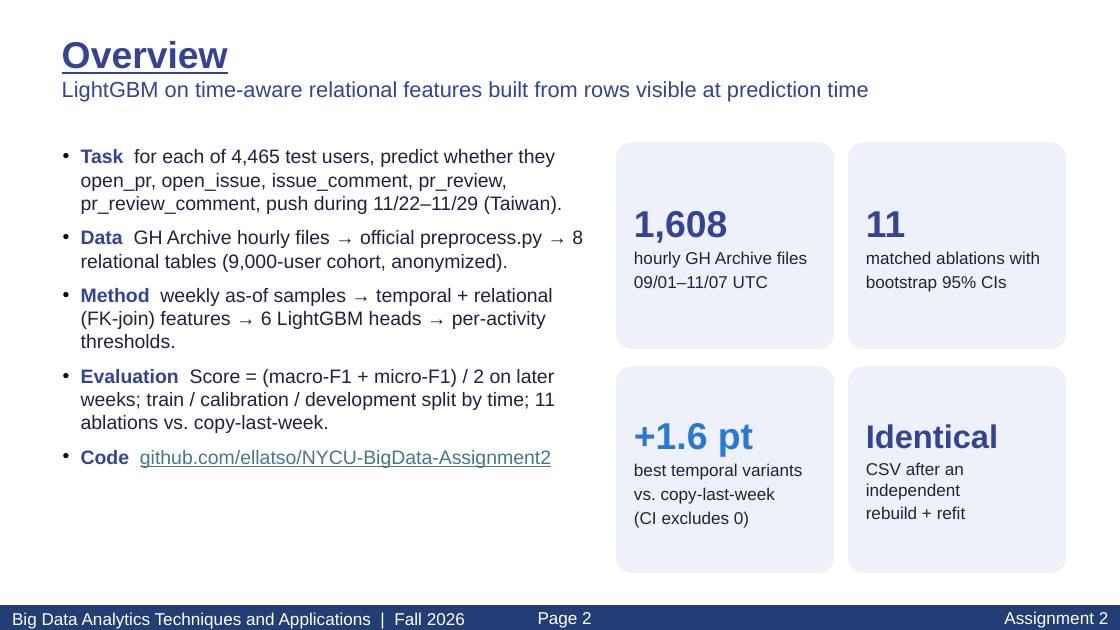
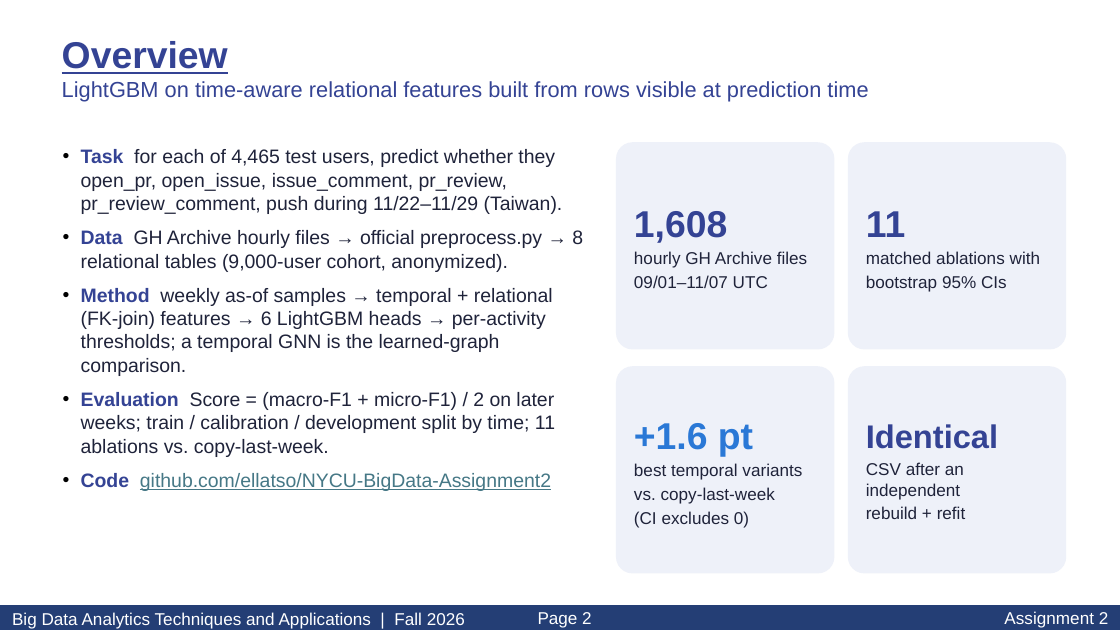
Before and after one commit to ellatso/NYCU-BigData-Assignment2, a slide deck: slide 2 of report_materials/Asg2_113700058.pptx. Drawn at 1120x630 pixels with LibreOffice and Linux fonts; fonts in the diff are those of the drawing. Boxes give left, top, right and bottom in pixels: in the first picture for what was removed or moved away, otherwise in the second. Text is boxed around its words. In the diff, an @@ line names an element or a change of style, - is before the commit and + after.

```diff
--- a/report_materials/Asg2_113700058.pptx
+++ b/report_materials/Asg2_113700058.pptx
@@ text at bbox=[81, 288, 553, 376]: text changed @@
-• Method weekly as-of samples → temporal + relational (FK-join) features → 6 LightGBM heads → per-activity thresholds.
+• Method weekly as-of samples → temporal + relational (FK-join) features → 6 LightGBM heads → per-activity thresholds; a temporal GNN is the learned-graph comparison.
```
Also in this commit, not shown: 3 other slides changed, 7 other files.
